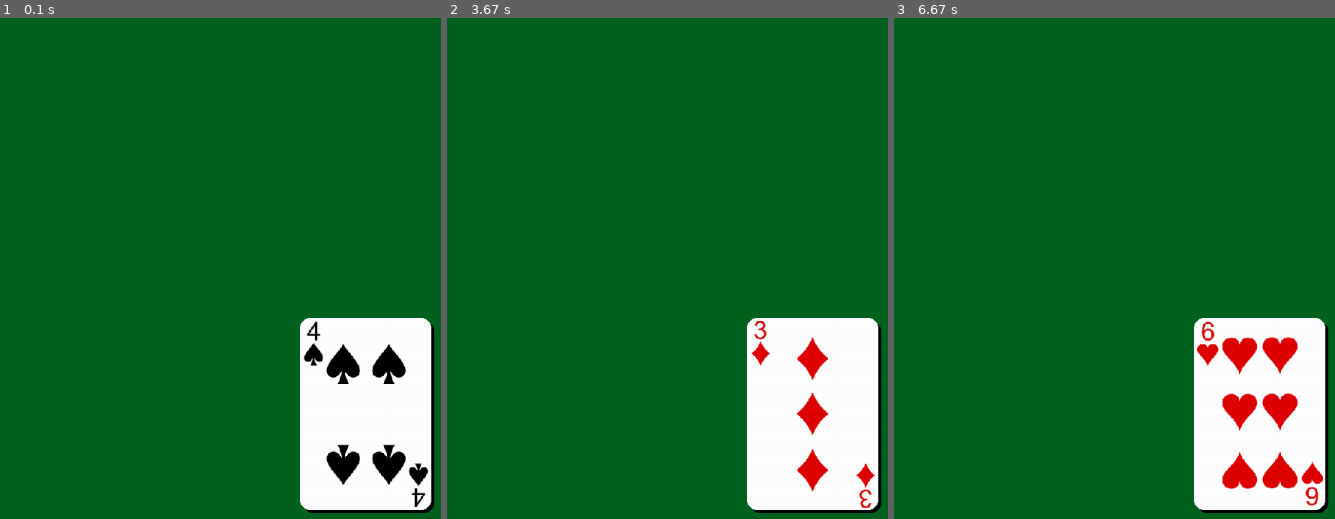
Above: before the commit, frames 1-3 (left to right).
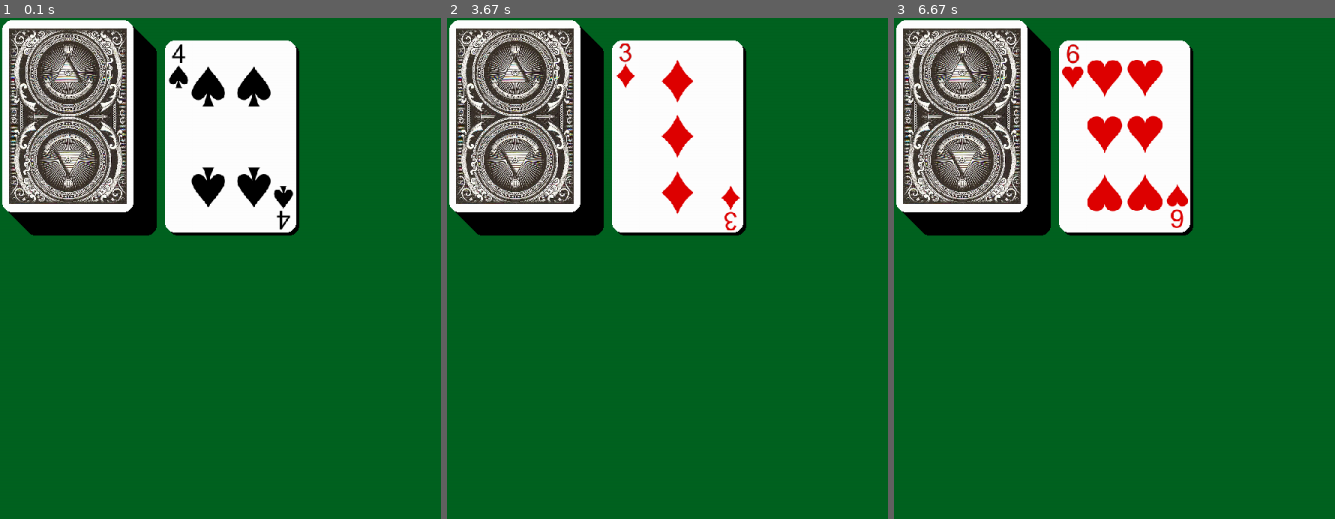
Above: after the commit, the same moments.

Repository: unluckycord/NewPygame
Game: pygame game, started from Main.py
Two runs of this game, one before a commit and one after it. Both use one fixed random seed, a clock stepped at 60 frames per second and the inputs below.
Inputs (mouse positions are in pixels of both pictures, inside the frame that each line leads up to):
- Up to frame 1 (0.1 s): no input
- Up to frame 2 (3.67 s): click (outside the picture) at 3.45 s
- Up to frame 3 (6.67 s): click (1061, 353) at 6.45 s

The runs differ from the first frame. In frame 1, 38% of the frame differs, in the area x 0-99%, y 0-99%; in frame 2, 38%; in frame 3, 38%.

Commit message:
shadows suck dude

Diff:
--- a/PaintGame.py
+++ b/PaintGame.py
@@ -1,10 +1,11 @@
 from time import sleep
 import pygame,Assets,random,Card,DealCards
 
-def drawDeckOfCards(cardlocationx, cardlocationy):
-    pygame.draw.rect(Assets.WIN, Assets.BLACK, (cardlocationx+4,cardlocationy+4, Assets.CARDWIDTH,Assets.CARDHEIGHT),width=0, border_radius=13)
-    pygame.draw.rect(Assets.WIN, Assets.WHITE, (cardlocationx,cardlocationy, Assets.CARDWIDTH,Assets.CARDHEIGHT),width=0, border_radius=13)
-    Assets.WIN.blit(Assets.cardback_black, (cardlocationx,cardlocationy))
+def drawDeckOfCards(stackLocationX, stackLocationY):
+    for i in range (9):
+        pygame.draw.rect(Assets.WIN, Assets.BLACK, (stackLocationX+4+(i*-3),stackLocationY+4+(i*-3), Assets.CARDWIDTH,Assets.CARDHEIGHT),width=0, border_radius=13)
+    pygame.draw.rect(Assets.WIN, Assets.WHITE, (stackLocationX+(9*-3),stackLocationY+(9*-3), Assets.CARDWIDTH,Assets.CARDHEIGHT),width=0, border_radius=13)
+    Assets.WIN.blit(Assets.cardback_black, (stackLocationX+9+(9*-3),stackLocationY+11+(9*-3)))
 
 def drawCard(cardlocationx, cardlocationy,card):
     pygame.draw.rect(Assets.WIN, Assets.BLACK, (cardlocationx+4,cardlocationy+4, Assets.CARDWIDTH,Assets.CARDHEIGHT),width=0, border_radius=13)
@@ -12,7 +13,8 @@
     Assets.WIN.blit(card, (cardlocationx,cardlocationy))
 
 def drawWindow(renderCheck, testCard):
-    cardloctionx, cardlocationy = 400,400
+    cardloctionx, cardlocationy = 220,30
+    stackLocationX, stackLocationY = 30,30
     #testCard = Card.Card(DealCards.randomRankAndSuit(),cardloctionx,cardlocationy)
     Assets.WIN.fill(Assets.GREEN)
     #Draws Rectanle taking in window size, color,
@@ -24,3 +26,4 @@
         print("YAY", testCard.rankandsuit)
     #print(testCard.rankandsuit, renderCheck)
     drawCard(cardloctionx,cardlocationy,testCard.card)
+    drawDeckOfCards(stackLocationX,stackLocationY)
